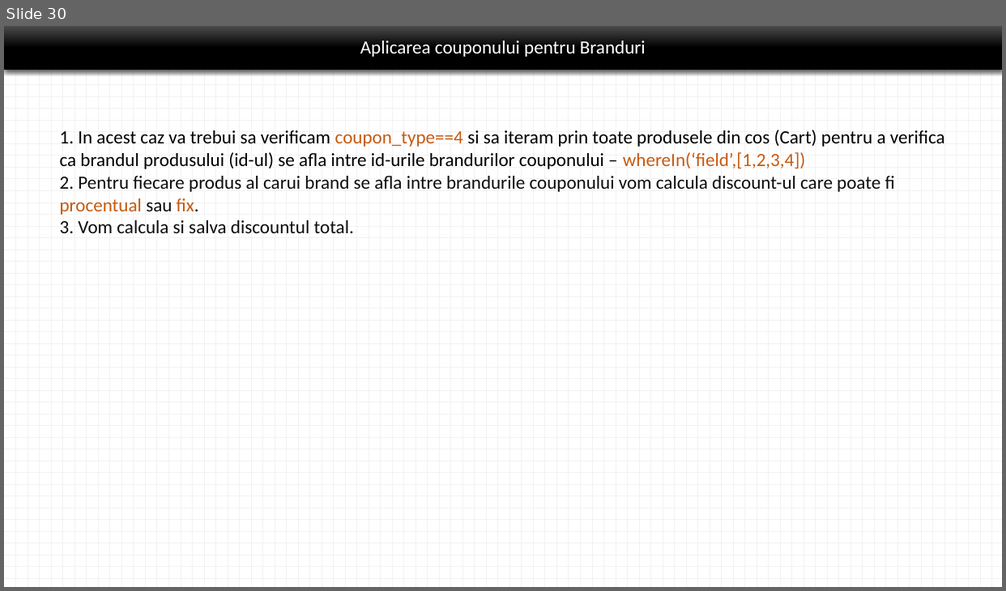
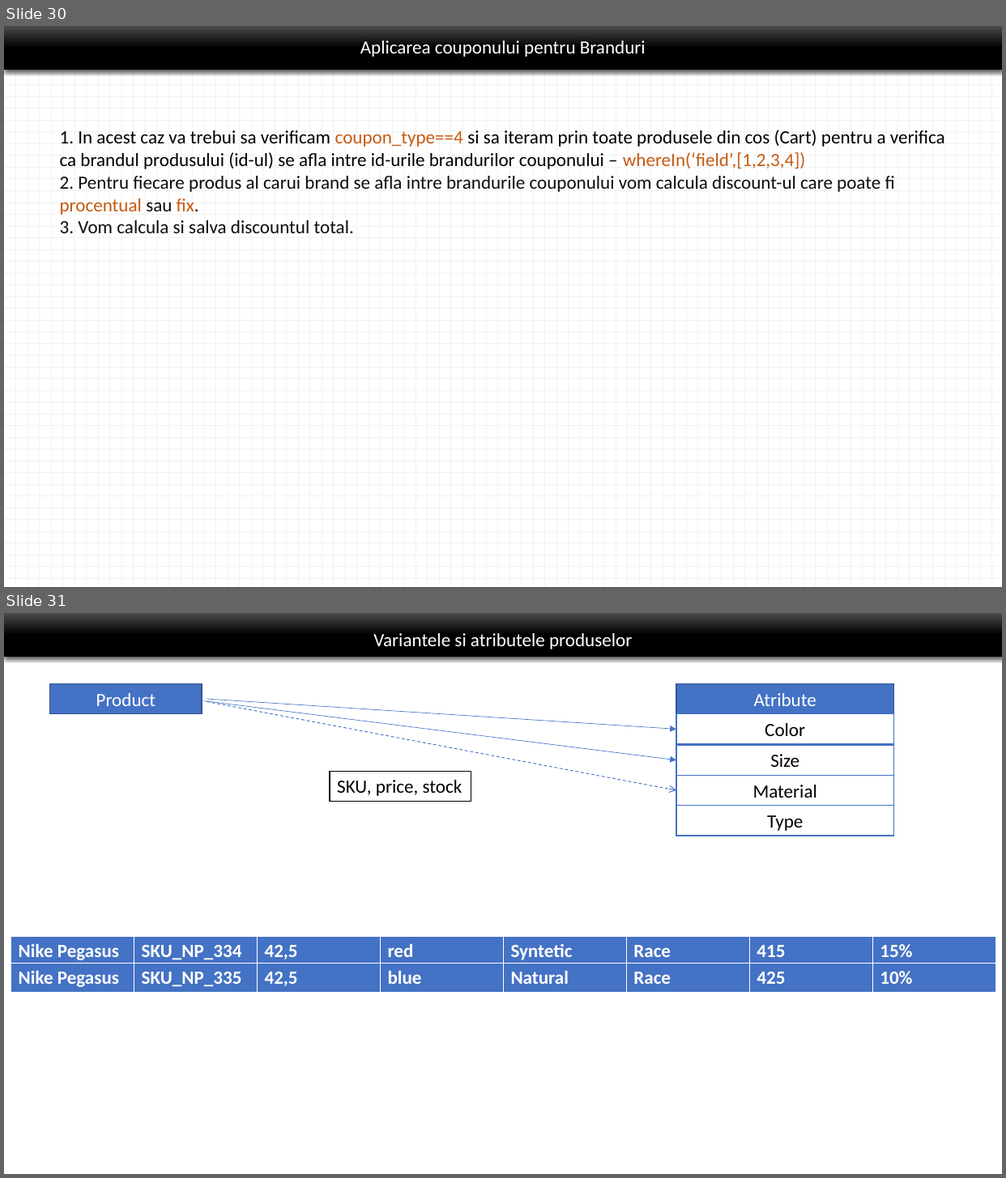
Before and after one commit to laravelRo/lrv8_emag_yt_tutorial, a slide deck: _presentation/prezentare_aplicatie.pptx. Shown one above the other, each under a label of ours: slide 30 before the commit, slides 30 and 31 after it. The pictures are 1006x591 and 1006x1178 pixels, drawn with LibreOffice and Linux fonts; fonts in the diff are those of the drawing. Boxes give left, top, right and bottom in pixels: in the first picture for what was removed or moved away, otherwise in the second. Text is boxed around its words. In the diff, an @@ line names an element or a change of style, - is before the commit and + after.

Commit message:
Attributes part I
Administrarea atributelor si valorilor acestora. Atasarea atributelor de o sectiune

```diff
--- a/_presentation/prezentare_aplicatie.pptx
+++ b/_presentation/prezentare_aplicatie.pptx
@@ slide 31 added at bbox=[4, 613, 1002, 1174], background #FFFFFF @@
@@ rectangle added at bbox=[4, 613, 1002, 658], fill gradient #4B4B4B to #000000, 18 pt, text #FFFFFF @@
+Variantele si atributele produselor
@@ rectangle added at bbox=[49, 684, 202, 714], fill #4472C4, outline #325491 1 pt, 18 pt, text #FFFFFF @@
+Product
@@ rectangle added at bbox=[676, 684, 894, 714], fill #4472C4, outline #325491 1 pt, 18 pt, text #FFFFFF @@
+Atribute
@@ arrow added from (204, 701) to (676, 760), #4472C4 0.5 pt @@
@@ arrow added from (206, 699) to (676, 729), #4472C4 0.5 pt @@
@@ arrow added from (206, 701) to (676, 790), #4472C4 0.75 pt dashed @@
@@ rectangle added at bbox=[676, 714, 894, 744], fill #FFFFFF, outline #4472C4 1 pt, 18 pt, text #000000 @@
+Color
@@ rectangle added at bbox=[676, 745, 894, 775], fill #FFFFFF, outline #4472C4 1 pt, 18 pt, text #000000 @@
+Size
@@ rectangle added at bbox=[330, 771, 471, 801], fill #FFFFFF, outline #000000 1 pt, 18 pt, text #000000 @@
+SKU, price, stock
@@ rectangle added at bbox=[676, 776, 894, 806], fill #FFFFFF, outline #4472C4 1 pt, 18 pt, text #000000 @@
+Material
@@ rectangle added at bbox=[676, 806, 894, 835], fill #FFFFFF, outline #4472C4 1 pt, 18 pt, text #000000 @@
+Type
@@ table added at bbox=[10, 936, 993, 967], 1 rows, 8 columns @@
+Nike Pegasus | SKU_NP_334 | 42,5 | red | Syntetic | Race | 415 | 15%
@@ table added at bbox=[10, 964, 993, 994], 1 rows, 8 columns @@
+Nike Pegasus | SKU_NP_335 | 42,5 | blue | Natural | Race | 425 | 10%
```
Also in this commit, not shown: 4 other slides added, 23 other files.
